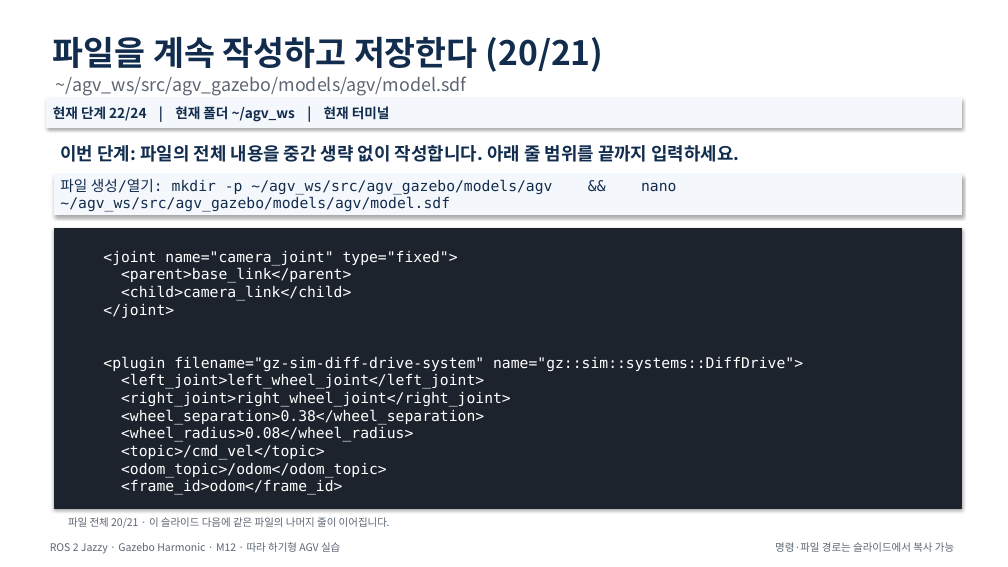
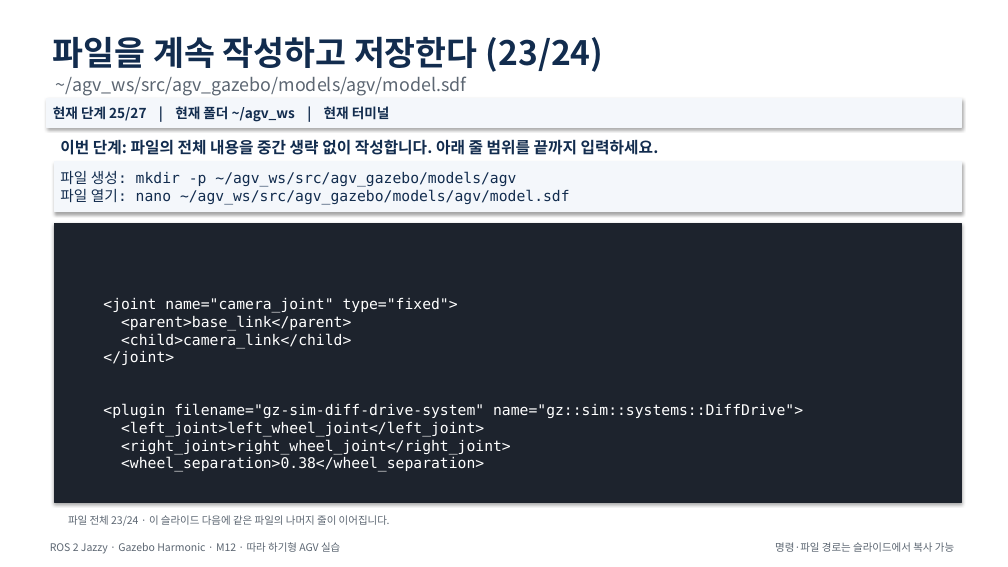
Before and after one commit to choimagon/ros2_curri, a slide deck: slide 31 of blocks/D_sensors/M12_camera_sensor/M12_Camera_Sensor.pptx (slide 28 before the commit). Drawn at 1008x567 pixels with LibreOffice and Linux fonts; fonts in the diff are those of the drawing. Boxes give left, top, right and bottom in pixels: in the first picture for what was removed or moved away, otherwise in the second. Text is boxed around its words. In the diff, an @@ line names an element or a change of style, - is before the commit and + after.

Commit message:
Fix module presentation layout collisions

```diff
--- a/blocks/D_sensors/M12_camera_sensor/M12_Camera_Sensor.pptx
+++ b/blocks/D_sensors/M12_camera_sensor/M12_Camera_Sensor.pptx
@@ text at (53,36,604,72): text changed @@
-파일을 계속 작성하고 저장한다 (20/21)
+파일을 계속 작성하고 저장한다 (23/24)
@@ text in rectangle at (53,106,390,122): text changed @@
-현재 단계 22/24 | 현재 폴더 ~/agv_ws | 현재 터미널
+현재 단계 25/27 | 현재 폴더 ~/agv_ws | 현재 터미널
@@ text "이번 단계: 파일의 전체 내용을 ..." at (60,137,659,158): size 17 to 15 pt @@
@@ rectangle "파일 생성: mkdir -p ~/agv_ws/src/agv_gazebo/models/agv ...": place and size @@
-rectangle "파일 생성: mkdir -p ~/agv_ws/src/agv_gazebo/models/agv ..." at (54,174,962,215)
+rectangle "파일 생성: mkdir -p ~/agv_ws/src/agv_gazebo/models/agv ..." at (54,162,962,212)
@@ text in rectangle at (60,171,570,205): text changed @@
-파일 생성/열기: mkdir -p ~/agv_ws/src/agv_gazebo/models/agv && nano ~/agv_ws/src/agv_gazebo/models/agv/model.sdf
+파일 생성: mkdir -p ~/agv_ws/src/agv_gazebo/models/agv
+파일 열기: nano ~/agv_ws/src/agv_gazebo/models/agv/model.sdf
@@ rectangle "<joint name="camera_joint" type="fixed"> <parent>base_link</ ...": place and size @@
-rectangle "<joint name="camera_joint" type="fixed"> <parent>base_link</ ..." at (54,228,962,508)
+rectangle "<joint name="camera_joint" type="fixed"> <parent>base_link</ ..." at (54,224,962,502)
@@ text in rectangle at (103,298,803,472): text changed @@
-<joint name="camera_joint" type="fixed">
-<parent>base_link</parent>
-<child>camera_link</child>
-</joint>
-<plugin filename="gz-sim-diff-drive-system" name="gz::sim::systems::DiffDrive">
-<left_joint>left_wheel_joint</left_joint>
-<right_joint>right_wheel_joint</right_joint>
-<wheel_separation>0.38</wheel_separation>
-<wheel_radius>0.08</wheel_radius>
-<topic>/cmd_vel</topic>
-<odom_topic>/odom</odom_topic>
-<frame_id>odom</frame_id>
+<joint name="camera_joint" type="fixed">
+<parent>base_link</parent>
+<child>camera_link</child>
+</joint>
+<plugin filename="gz-sim-diff-drive-system" name="gz::sim::systems::DiffDrive">
+<left_joint>left_wheel_joint</left_joint>
+<right_joint>right_wheel_joint</right_joint>
+<wheel_separation>0.38</wheel_separation>
@@ text at (68,515,390,526): text changed @@
-파일 전체 20/21 · 이 슬라이드 다음에 같은 파일의 나머지 줄이 이어집니다.
+파일 전체 23/24 · 이 슬라이드 다음에 같은 파일의 나머지 줄이 이어집니다.
```
Also in this commit, not shown: 28 other slides changed, 4 slides added, 22 other files.
